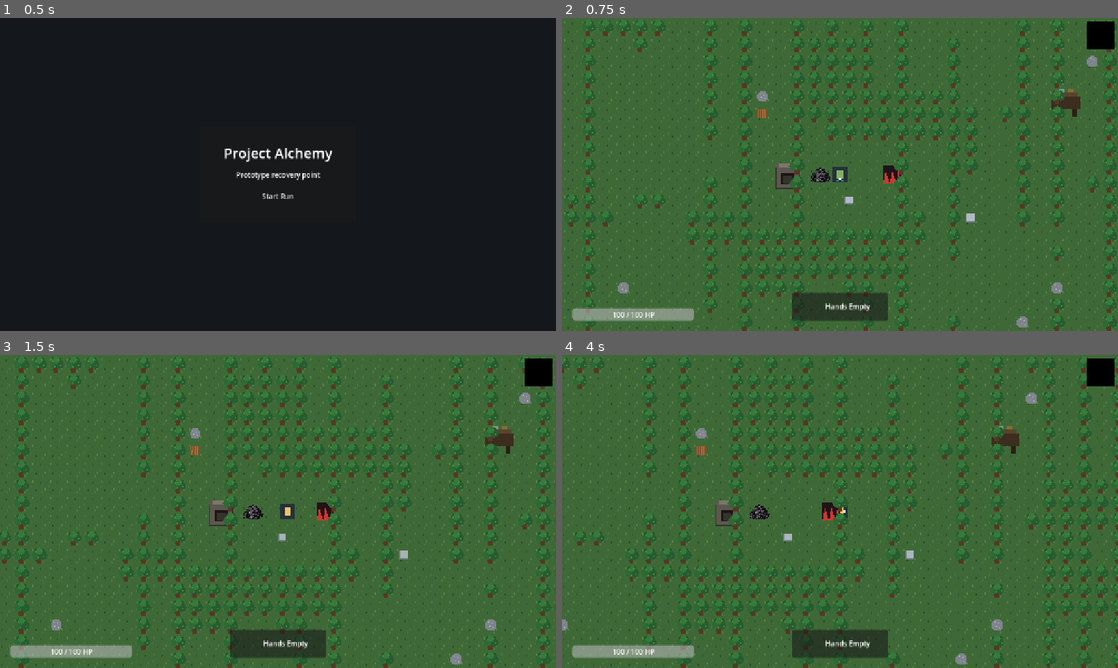
Above: before the commit, frames 1-4 (two rows, left to right).
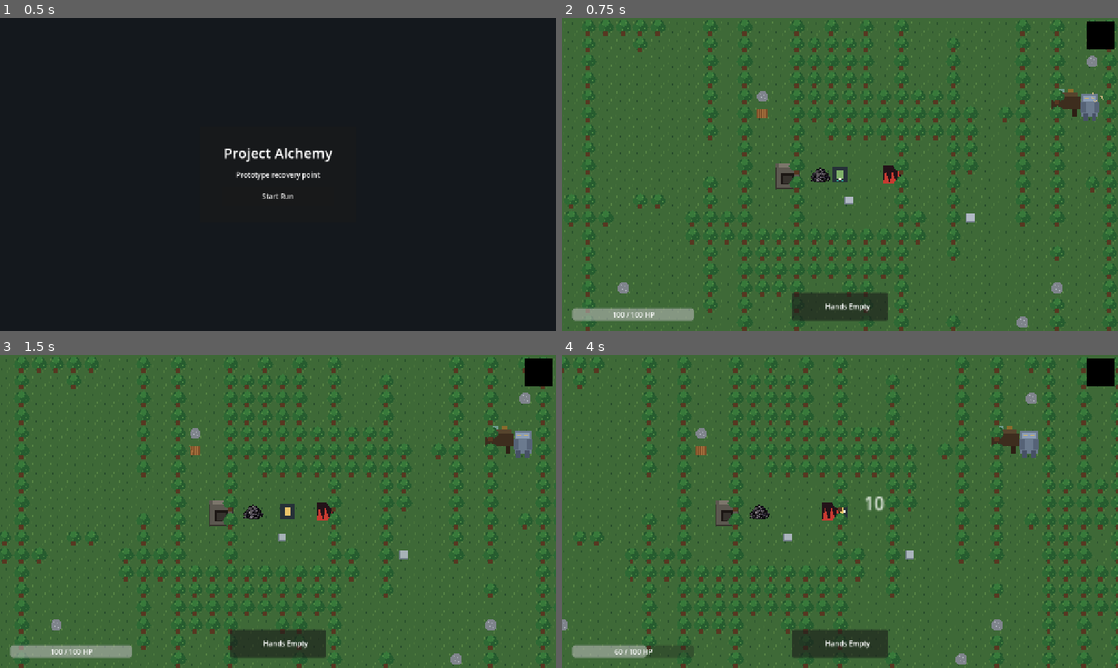
Above: after the commit, the same moments.

Repository: Maddiplomat/Project-alchemy
Game: Godot game, scene res://scenes/MainMenu.tscn
Two runs of this game, one before a commit and one after it. Both use one fixed random seed, a clock stepped at 60 frames per second and the inputs below.
Inputs (mouse positions are in pixels of both pictures, inside the frame that each line leads up to):
- Up to frame 1 (0.5 s): no input
- Up to frame 2 (0.75 s): click "Start Run" at 0.5 s
- Up to frame 3 (1.5 s): tap Enter at 1.25 s; move the mouse to (400, 495) at 1.27 s; press the mouse at (400, 495) at 1.28 s; hold D (move_right) from 1.28 s (still down)
- Up to frame 4 (4 s): release D (move_right) at 2 s; release the mouse at (962, 495) at 2 s; drag from (728, 527) to (912, 555) at 2.02 s; move the mouse to (895, 442) at 2.77 s; hold D (move_right) 2.78-3.5 s; hold Q (scan) 2.78-3.5 s; drag from (812, 574) to (701, 452) at 3.52 s

Frame 1 is identical in both runs. In frame 2, 0.3% of the frame differs, in the area x 93-98%, y 23-33%; in frame 3, 0.3%; in frame 4, 0.8%, in the area x 9-86%, y 24-97%.
Error before the commit: Parse Error: Cannot infer the type of "spawn_position" variable because the value doesn't have a set type. (res://scripts/DamageCalculator.gd:32)

Commit message:
Add iron golem world spawner

Diff:
--- /dev/null
+++ b/scenes/EnemySpawner.tscn
@@ -0,0 +1,6 @@
+[gd_scene load_steps=2 format=4]
+
+[ext_resource type="Script" path="res://scripts/EnemySpawner.gd" id="1_spawner"]
+
+[node name="EnemySpawner" type="Node2D"]
+script = ExtResource("1_spawner")
--- a/scenes/World.tscn
+++ b/scenes/World.tscn
@@ -9,6 +9,7 @@
 [ext_resource type="PackedScene" path="res://scenes/Furnace.tscn" id="7_ot3xq"]
 [ext_resource type="PackedScene" path="res://scenes/CharcoalPileProp.tscn" id="8_cp1v9"]
 [ext_resource type="PackedScene" path="res://scenes/ChemBench.tscn" id="9_cbnch"]
+[ext_resource type="PackedScene" path="res://scenes/EnemySpawner.tscn" id="10_spawner"]
 
 [node name="World" type="Node2D" unique_id=1488050509]
 script = ExtResource("2_nvi4h")
@@ -32,6 +33,9 @@
 
 [node name="ElementSpawnSystem" type="Node2D" parent="." unique_id=1729565649]
 
+[node name="EnemySpawner" parent="." instance=ExtResource("10_spawner")]
+spawn_position = Array[Vector2]([Vector2(752, 448)])
+
 [node name="Player" parent="." unique_id=297416554 instance=ExtResource("3_7g83o")]
 position = Vector2(512, 512)
 
--- a/scripts/DamageCalculator.gd
+++ b/scripts/DamageCalculator.gd
@@ -29,7 +29,7 @@
 	if tree == null or tree.current_scene == null or DAMAGE_NUMBER_SCENE == null:
 		return
 
-	var spawn_position := _resolve_spawn_position(target, impact_position)
+	var spawn_position: Variant = _resolve_spawn_position(target, impact_position)
 	if spawn_position == null:
 		return
 
@@ -43,7 +43,7 @@
 		damage_number.setup(amount, damage_type if amount > 0.0 else &"immune")
 
 
-static func _resolve_spawn_position(target: Node, impact_position):
+static func _resolve_spawn_position(target: Node, impact_position) -> Variant:
 	if impact_position is Vector2:
 		return impact_position + Vector2(0.0, -16.0)
 
--- /dev/null
+++ b/scripts/EnemySpawner.gd
@@ -0,0 +1,83 @@
+extends Node2D
+
+const IRON_GOLEM_SCENE := preload("res://scenes/IronGolem.tscn")
+const RESPAWN_SECONDS := 300.0
+const SPAWN_EFFECT_LIFETIME := 0.45
+
+@export var spawn_position: Array[Vector2] = []
+
+var _active_golems: Dictionary = {}
+var _respawn_timers: Dictionary = {}
+
+
+func _ready() -> void:
+	for index: int in spawn_position.size():
+		_ensure_respawn_timer(index)
+		_spawn_golem(index)
+
+
+func _spawn_golem(index: int) -> void:
+	if index < 0 or index >= spawn_position.size():
+		return
+	if _active_golems.has(index):
+		var existing_golem: Node = _active_golems[index]
+		if is_instance_valid(existing_golem):
+			return
+
+	var golem := IRON_GOLEM_SCENE.instantiate()
+	golem.global_position = spawn_position[index]
+	add_child(golem)
+	_active_golems[index] = golem
+
+	var died_callable := Callable(self, "_on_golem_died").bind(index)
+	if not golem.died.is_connected(died_callable):
+		golem.died.connect(died_callable, CONNECT_ONE_SHOT)
+
+	_play_spawn_effect(spawn_position[index])
+
+
+func _ensure_respawn_timer(index: int) -> Timer:
+	if _respawn_timers.has(index):
+		return _respawn_timers[index] as Timer
+
+	var timer := Timer.new()
+	timer.name = "RespawnTimer%d" % index
+	timer.wait_time = RESPAWN_SECONDS
+	timer.one_shot = true
+	timer.timeout.connect(_on_respawn_timeout.bind(index))
+	add_child(timer)
+	_respawn_timers[index] = timer
+	return timer
+
+
+func _on_golem_died(_golem: CharacterBody2D, index: int) -> void:
+	_active_golems.erase(index)
+	var timer := _ensure_respawn_timer(index)
+	timer.start()
+
+
+func _on_respawn_timeout(index: int) -> void:
+	_spawn_golem(index)
+
+
+func _play_spawn_effect(effect_position: Vector2) -> void:
+	var particles := CPUParticles2D.new()
+	particles.position = to_local(effect_position)
+	particles.emitting = false
+	particles.one_shot = true
+	particles.amount = 18
+	particles.lifetime = 0.35
+	particles.explosiveness = 1.0
+	particles.spread = 50.0
+	particles.initial_velocity_min = 35.0
+	particles.initial_velocity_max = 85.0
+	particles.scale_amount_min = 0.8
+	particles.scale_amount_max = 1.7
+	particles.gravity = Vector2(0.0, 110.0)
+	particles.direction = Vector2.UP
+	particles.color = Color(0.83, 0.73, 0.52, 1.0)
+	add_child(particles)
+	particles.emitting = true
+
+	var cleanup_timer := get_tree().create_timer(SPAWN_EFFECT_LIFETIME)
+	cleanup_timer.timeout.connect(particles.queue_free, CONNECT_ONE_SHOT)
--- a/scripts/IronGolem.gd
+++ b/scripts/IronGolem.gd
@@ -2,6 +2,7 @@
 
 signal patrol_waypoint_reached(waypoint_index: int)
 signal alert_triggered(reason: StringName)
+signal died(golem: CharacterBody2D)
 
 enum State {
 	IDLE,
@@ -303,6 +304,7 @@
 func die() -> void:
 	set_state(State.DEAD)
 	enemy_health_bar.visible = false
+	died.emit(self)
 
 	var rect = ColorRect.new()
 	rect.color = Color("8b4513")
